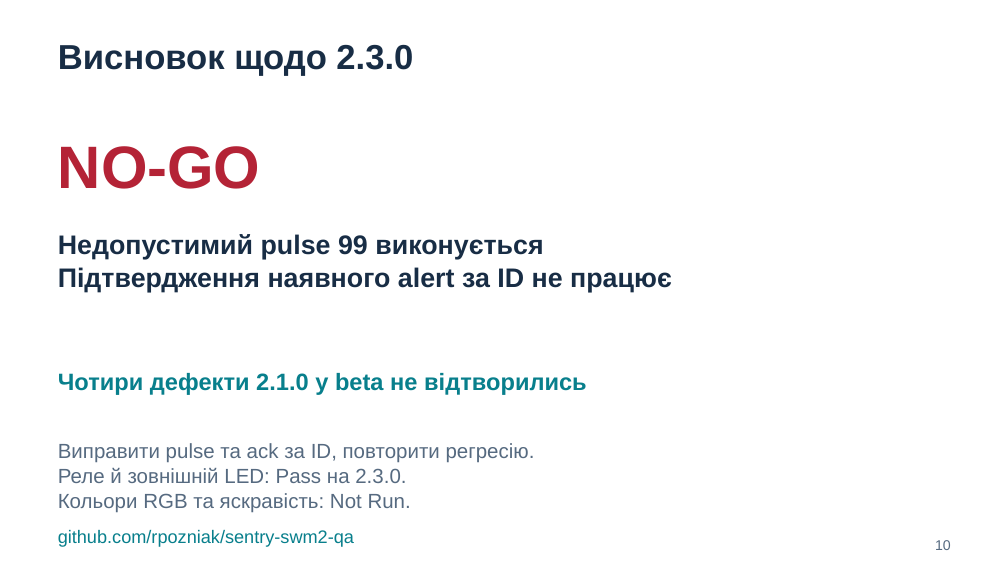
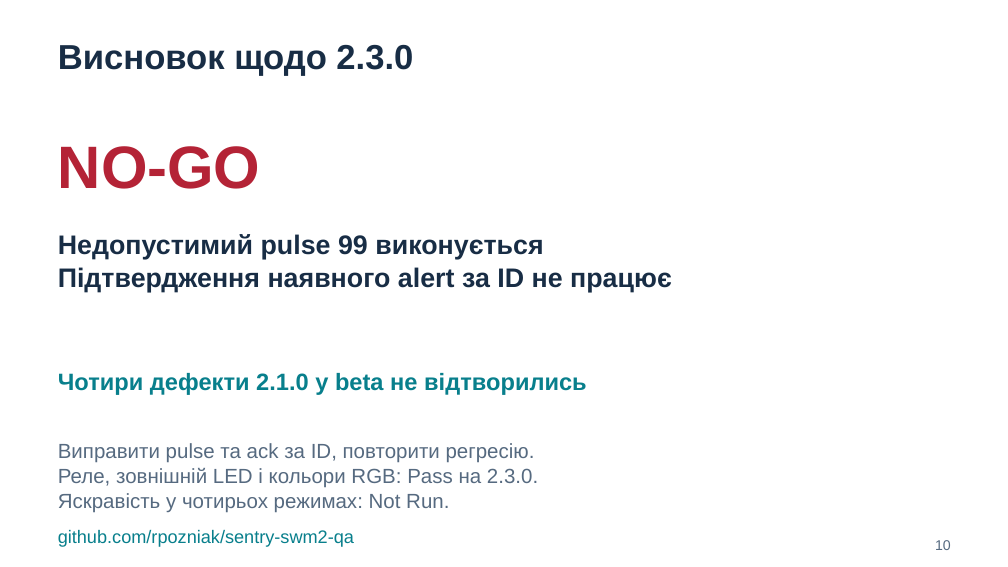
Before and after one commit to rpozniak/sentry-swm2-qa, a slide deck: slide 10 of docs/presentation/SENTRY_SWM2_QA.pptx. Drawn at 1008x567 pixels with LibreOffice and Linux fonts; fonts in the diff are those of the drawing. Boxes give left, top, right and bottom in pixels: in the first picture for what was removed or moved away, otherwise in the second. Text is boxed around its words. In the diff, an @@ line names an element or a change of style, - is before the commit and + after.

```diff
--- a/docs/presentation/SENTRY_SWM2_QA.pptx
+++ b/docs/presentation/SENTRY_SWM2_QA.pptx
@@ text at (x1=58, y1=468, x2=538, y2=513): text changed @@
-Реле й зовнішній LED: Pass на 2.3.0.
-Кольори RGB та яскравість: Not Run.
+Реле, зовнішній LED і кольори RGB: Pass на 2.3.0.
+Яскравість у чотирьох режимах: Not Run.
```
Also in this commit, not shown: 2 other slides changed, 9 other files.
